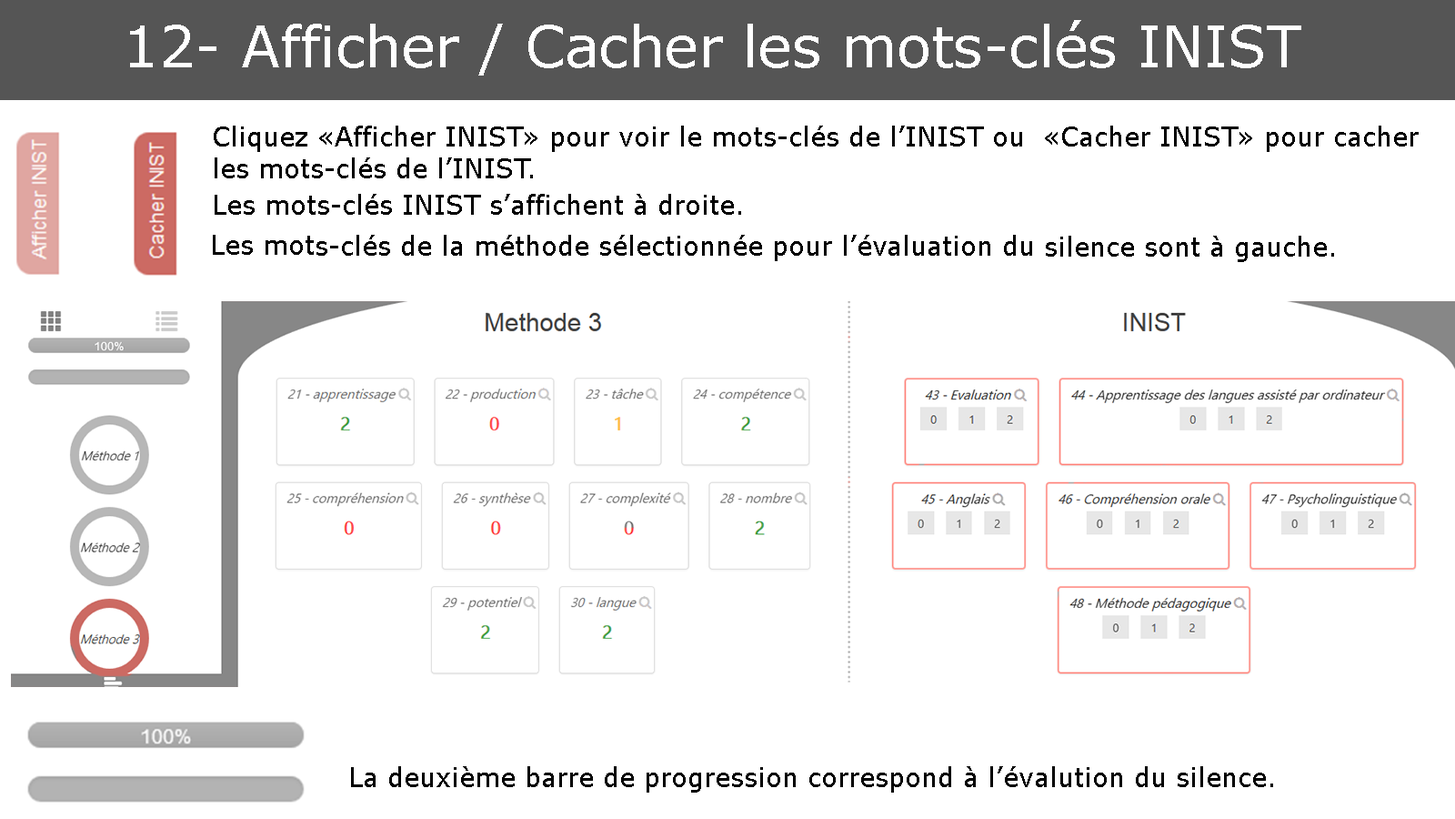
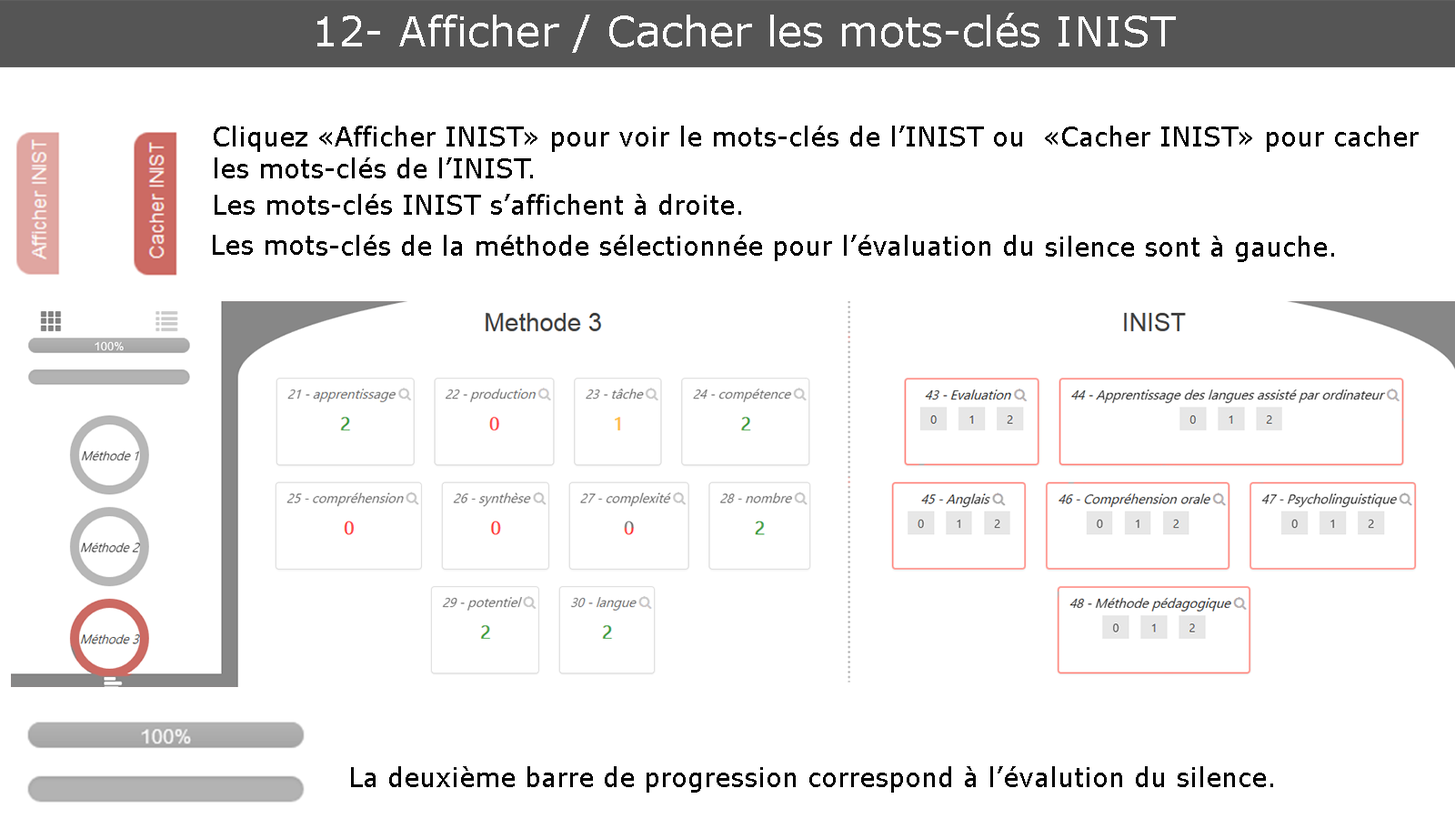
Revision of a layered w=1455, h=819 image; what changed, layer by layer:
painted on "12- Afficher / Cacher les mots-clés INIST" over [130, 12, 1302, 76]
painted on "Calque 1" over [0, 0, 1455, 101]
added layer "fond blanc" (2nd of 2) over [0, 0, 1455, 101]
